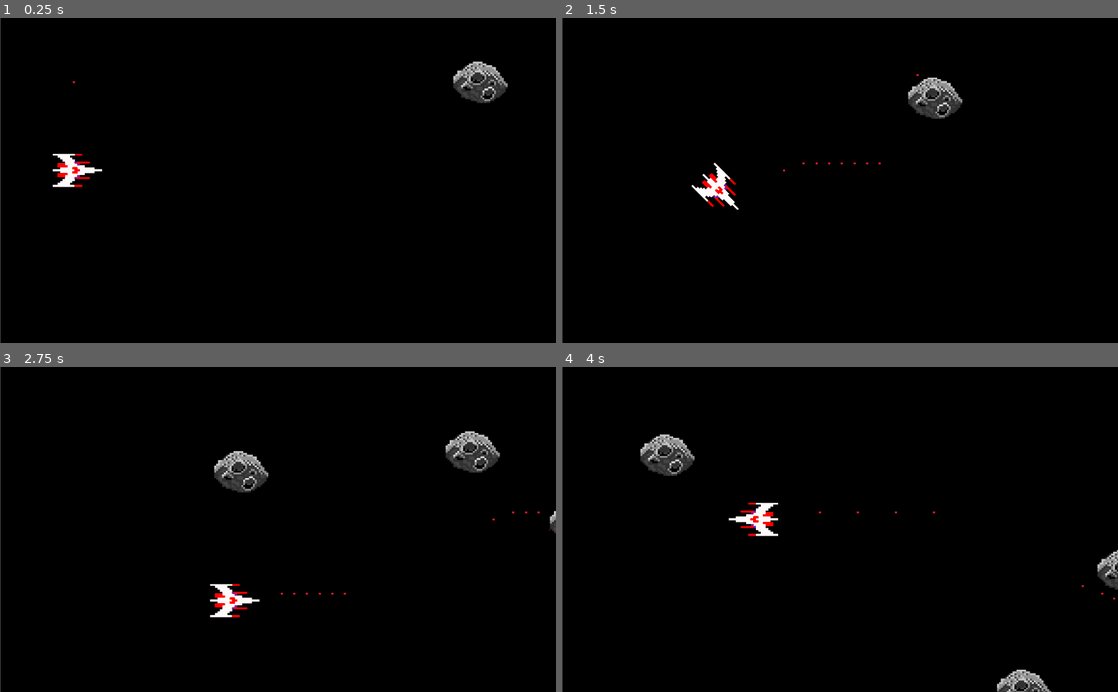
Above: before the commit, frames 1-4 (two rows, left to right).
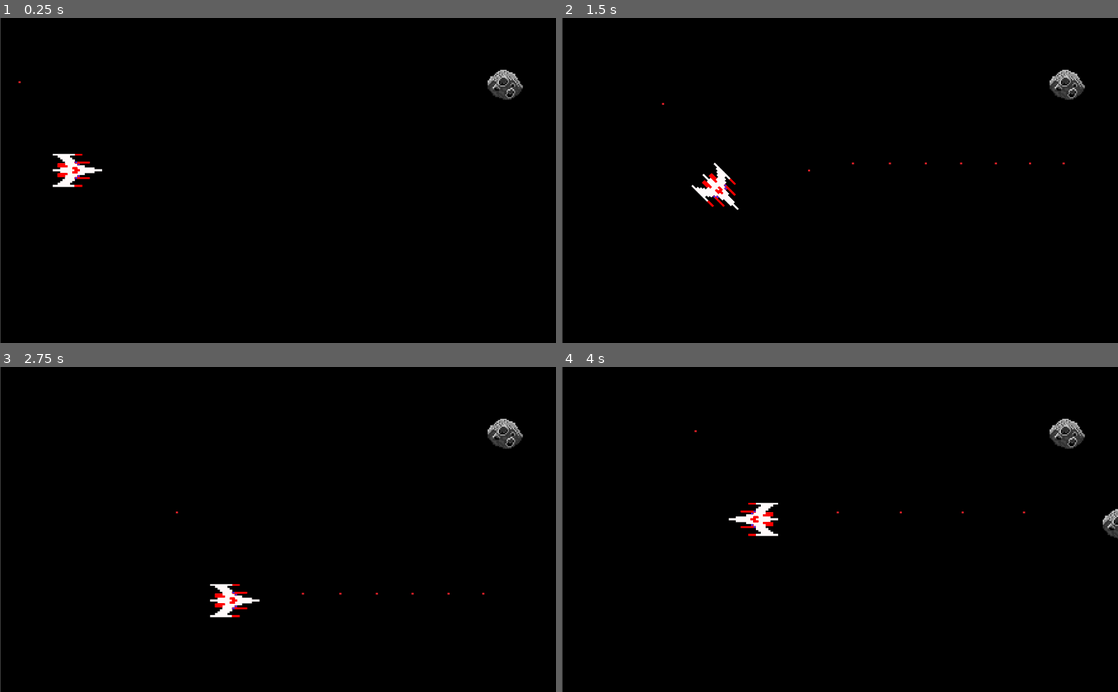
Above: after the commit, the same moments.

Repository: softwareplus0/Godot_SpaceshipVideoGame
Game: Godot game, scene res://MainScene.tscn
Two runs of this game, one before a commit and one after it. Both use one fixed random seed, a clock stepped at 60 frames per second and the inputs below.
Inputs:
- Up to frame 1 (0.25 s): no input
- Up to frame 2 (1.5 s): hold D (move_right) 0.53-1.28 s; hold Space (spawn_projectile) 0.53-1.28 s; hold S (move_down) from 1.28 s (still down); tap Space (spawn_projectile) at 1.35 s
- Up to frame 3 (2.75 s): release S (move_down) at 2.03 s; hold D (move_right) from 2.03 s (still down); hold Space (spawn_projectile) from 2.03 s (still down)
- Up to frame 4 (4 s): release D (move_right) at 2.78 s; release Space (spawn_projectile) at 2.78 s; hold W (move_up) 2.78-3.53 s; tap Space (spawn_projectile) at 2.85 s; hold A (move_left) from 3.53 s (still down); hold Space (spawn_projectile) from 3.53 s (still down)

The runs differ from the first frame. In frame 1, 1.0% of the frame differs, in the area x 3-95%, y 13-27%; in frame 2, 1.3%; in frame 3, 2.3%; in frame 4, 2.3%, in the area x 14-100%, y 15-100%.

Commit message:
added better physics to asteroids

Diff:
--- a/KinematicBody2D.gd
+++ b/KinematicBody2D.gd
@@ -1,8 +1,6 @@
-extends KinematicBody2D
+extends RigidBody2D
 
 var velocity : Vector2 = Vector2()
-var speed = 400
 
 func _physics_process(delta):
-	velocity.x = speed
-	velocity = move_and_slide(velocity, Vector2.UP)
+	self.velocity.x = velocity.x
--- a/MainScene.gd
+++ b/MainScene.gd
@@ -22,6 +22,7 @@
 		flag.position.x = newPos.x
 		flag.position.y = newPos.y
 
+		flag.linear_velocity.x = -200
 
 		get_tree().get_root().add_child(flag)
 
--- a/MainScene.tscn
+++ b/MainScene.tscn
@@ -25,4 +25,4 @@
 [node name="Projectile" parent="Player" instance=ExtResource( 4 )]
 
 [node name="Sprite" parent="." instance=ExtResource( 2 )]
-position = Vector2( 753, -53 )
+position = Vector2( 748.51, -51.8775 )
--- a/Player.gd
+++ b/Player.gd
@@ -39,6 +39,8 @@
 			new_projectile.position.x = newPos.x
 			new_projectile.position.y = newPos.y
 
+			new_projectile.linear_velocity.x = 800
+
 			get_tree().get_root().add_child(new_projectile)
 
 			end_time = OS.get_ticks_msec()
--- a/Projectile.tscn
+++ b/Projectile.tscn
@@ -6,7 +6,7 @@
 [sub_resource type="RectangleShape2D" id=1]
 extents = Vector2( 3.43242, 2.6434 )
 
-[node name="Projectile" type="KinematicBody2D"]
+[node name="Projectile" type="RigidBody2D"]
 script = ExtResource( 1 )
 
 [node name="Sprite" type="Sprite" parent="."]
--- a/Sprite.gd
+++ b/Sprite.gd
@@ -1,8 +1,6 @@
-extends KinematicBody2D
+extends RigidBody2D
 
 var velocity : Vector2 = Vector2()
-var speed = 200
 
 func _physics_process(delta):
-	velocity.x = -speed
-	velocity = move_and_slide(velocity, Vector2.UP)
+	self.velocity.x = velocity.x
--- a/Sprite.tscn
+++ b/Sprite.tscn
@@ -4,14 +4,14 @@
 [ext_resource path="res://Sprite.gd" type="Script" id=2]
 
 [sub_resource type="CircleShape2D" id=1]
-radius = 47.0956
+radius = 29.6912
 
-[node name="Sprite" type="KinematicBody2D"]
+[node name="Sprite" type="RigidBody2D"]
 script = ExtResource( 2 )
 
 [node name="ground" type="Sprite" parent="."]
-position = Vector2( 182, 170 )
-scale = Vector2( 0.7125, 0.6625 )
+position = Vector2( 182, 173.784 )
+scale = Vector2( 0.460231, 0.478554 )
 texture = ExtResource( 1 )
 
 [node name="CollisionShape2D" type="CollisionShape2D" parent="."]
--- a/project.godot
+++ b/project.godot
@@ -47,6 +47,10 @@
  ]
 }
 
+[physics]
+
+2d/default_gravity=0
+
 [rendering]
 
 environment/default_environment="res://default_env.tres"
